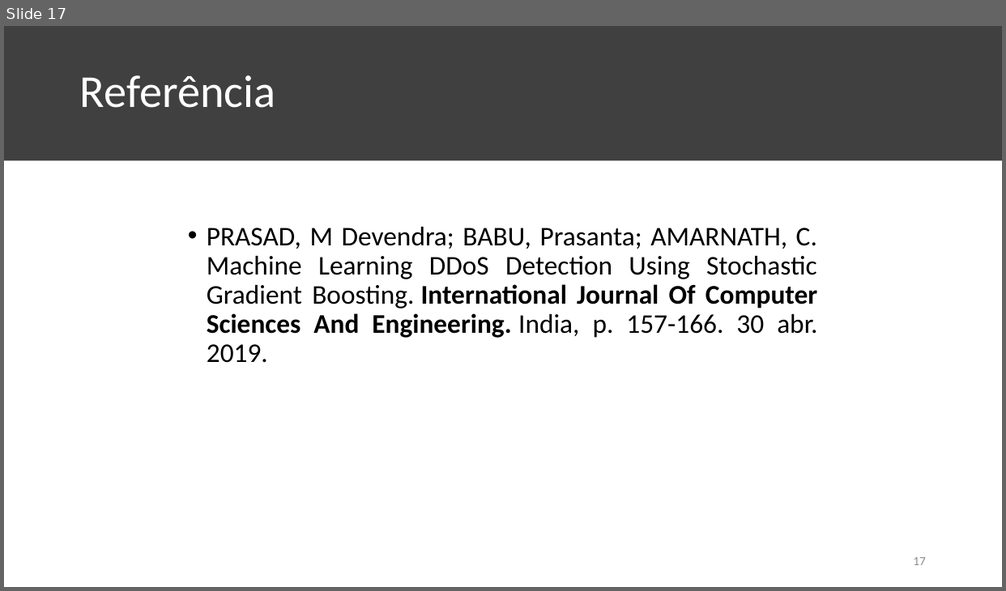
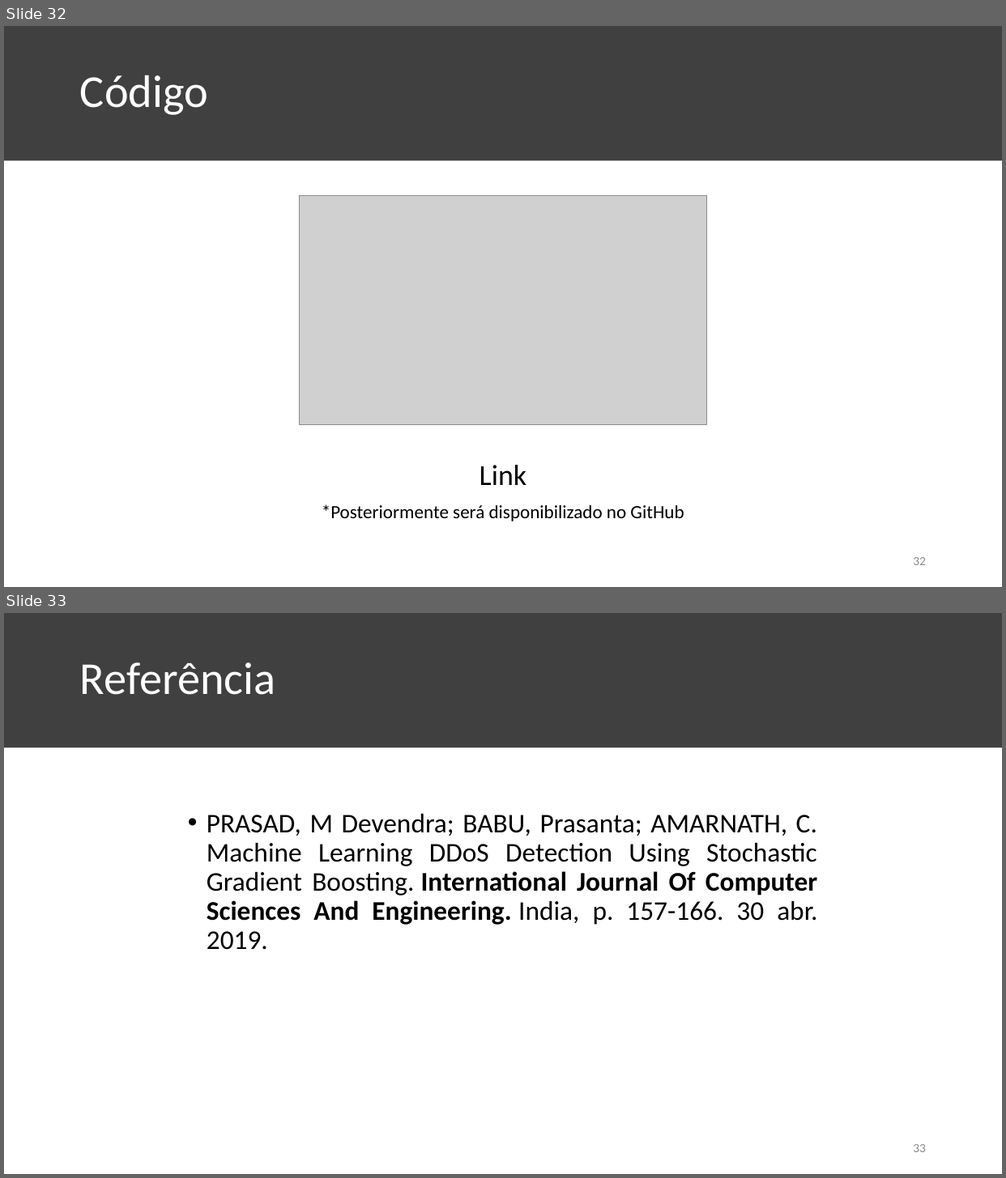
Before and after one commit to KaioAlex/DigitalSecurity, a slide deck: XGBOD-Seminar/XGBOD Seminar.pptx. Shown one above the other, each under a label of ours: slide 17 before the commit, slides 32 and 33 after it. The pictures are 1006x591 and 1006x1178 pixels, drawn with LibreOffice and Linux fonts; fonts in the diff are those of the drawing; grey boxes stand for pictures. Boxes give left, top, right and bottom in pixels: in the first picture for what was removed or moved away, otherwise in the second. Text is boxed around its words. In the diff, an @@ line names an element or a change of style, - is before the commit and + after.

```diff
--- a/XGBOD-Seminar/XGBOD Seminar.pptx
+++ b/XGBOD-Seminar/XGBOD Seminar.pptx
@@ slide 32 added at <box>4,26,1002,587</box>, background #FFFFFF; not listed: 1 template element that a slide beside it also shows @@
@@ title added at <box>80,75,208,115</box>, 44 pt, text #FFFFFF @@
+Código
@@ picture added at <box>299,196,707,425</box> @@
@@ text added at <box>322,465,684,522</box>, 18 pt, text #000000 @@
+Link
+*Posteriormente será disponibilizado no GitHub
@@ page number added at <box>913,557,926,565</box>, 12 pt, text #8C8C8C @@
+32
@@ what was slide 17 is now slide 33 @@
@@ page number at <box>913,1144,926,1152</box>: text changed @@
-17
+33
```
Also in this commit, not shown: 2 slides changed, 18 other slides added, 3 slides removed, 1 other file.
